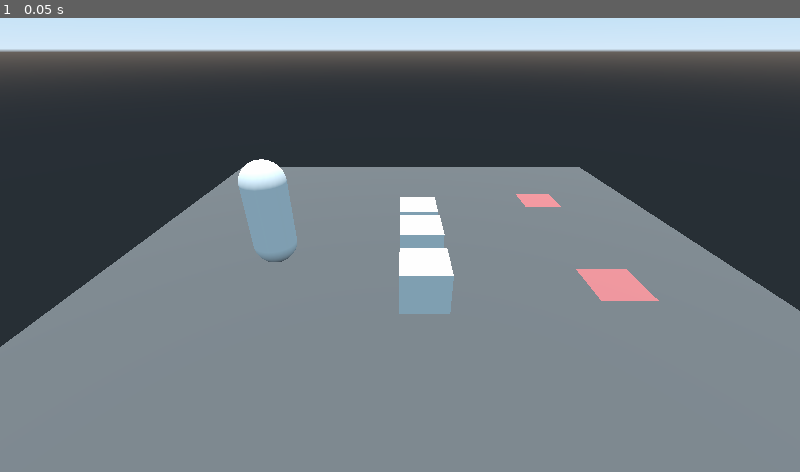
Above: before the commit, frame 1.
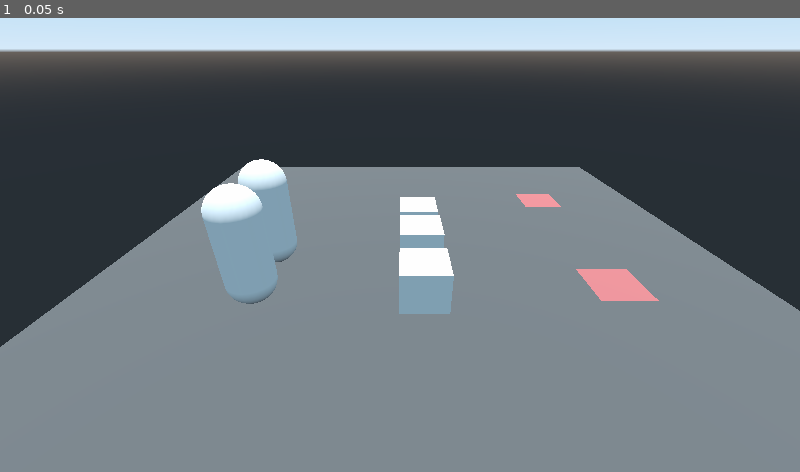
Above: after the commit, the same moment.

Repository: rubenMiller/rwu-spieleentwicklung-project
Game: Godot game, scene res://levels/pathfinding.tscn
Same seed, same stepped clock (60 frames per second), same inputs: the game is played once before the commit and once after it. The project has no main scene, so this scene is started directly.
Inputs:
- Up to frame 1 (0.05 s): no input

The runs differ from the first frame. In frame 1, 1.5% of the frame differs, in the area x 25-35%, y 36-63%.

Commit message:
Renamed Enemy to TroopRenamed Enemy to Troop.

Diff:
--- a/godot-files/Entities/Enemy.tscn
+++ b/godot-files/Entities/Troop.tscn
@@ -1,6 +1,6 @@
 [gd_scene load_steps=7 format=2]
 
-[ext_resource path="res://Entities/Enemy.gd" type="Script" id=1]
+[ext_resource path="res://Entities/Troop.gd" type="Script" id=1]
 
 [sub_resource type="SpatialMaterial" id=1]
 albedo_color = Color( 0.882353, 0.172549, 0.172549, 1 )
@@ -16,7 +16,7 @@
 [sub_resource type="CapsuleShape" id=3]
 height = 3.0
 
-[node name="Enemy" type="KinematicBody"]
+[node name="Troop" type="KinematicBody"]
 script = ExtResource( 1 )
 
 [node name="MeshInstance" type="MeshInstance" parent="."]
--- a/godot-files/levels/pathfinding.tscn
+++ b/godot-files/levels/pathfinding.tscn
@@ -1,6 +1,6 @@
 [gd_scene load_steps=14 format=2]
 
-[ext_resource path="res://Entities/Enemy.tscn" type="PackedScene" id=1]
+[ext_resource path="res://Entities/Troop.tscn" type="PackedScene" id=1]
 
 [sub_resource type="NavigationMesh" id=1]
 vertices = PoolVector3Array( 0, 2.5, 14, 0, 2.5, 6, -2, 2.5, 5, -7, 2.5, 14, -7, 2.5, -14, -14, 2.5, -14, -14, 2.5, -7, …(467 unchanged characters)…
@@ -92,6 +92,9 @@
 [node name="Troop" parent="Navigation" instance=ExtResource( 1 )]
 transform = Transform( 1, 0, 0, 0, 1, 0, 0, 0, 1, -7, 3, 0 )
 
+[node name="Troop2" parent="Navigation" instance=ExtResource( 1 )]
+transform = Transform( 1, 0, 0, 0, 1, 0, 0, 0, 1, -7, 3, 3 )
+
 [node name="Tile1" type="KinematicBody" parent="Navigation"]
 transform = Transform( 1, 0, 0, 0, 1, 0, 0, 0, 1, 7, 2, 4 )
 
Renamed: godot-files/Entities/Enemy.gd -> godot-files/Entities/Troop.gd
